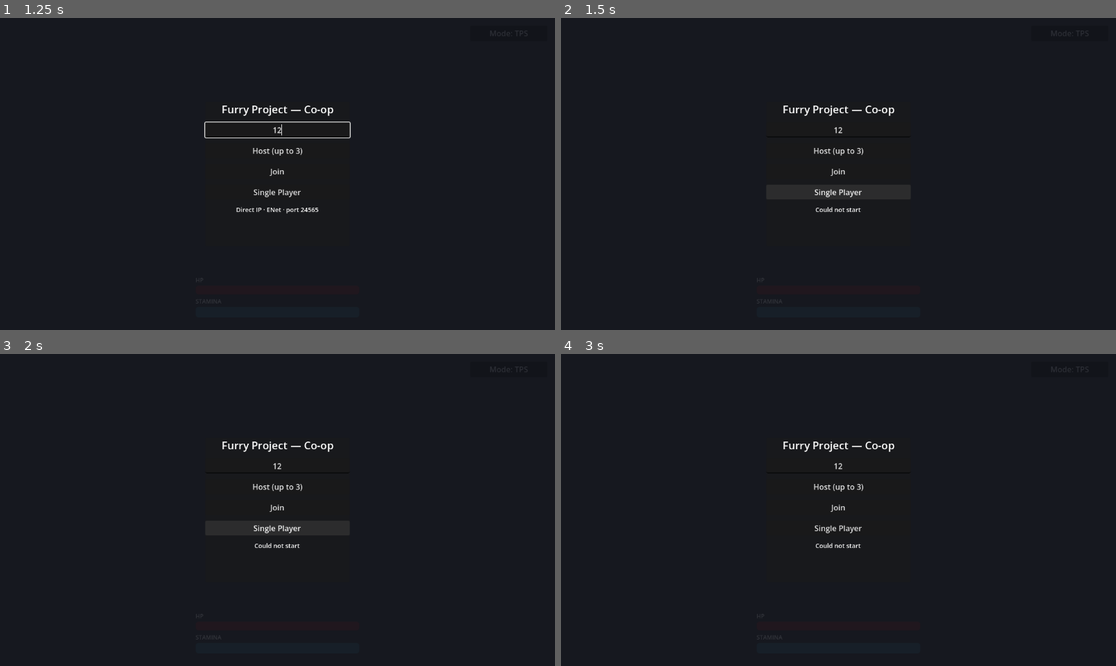
Above: before the commit, frames 1-4 (two rows, left to right).
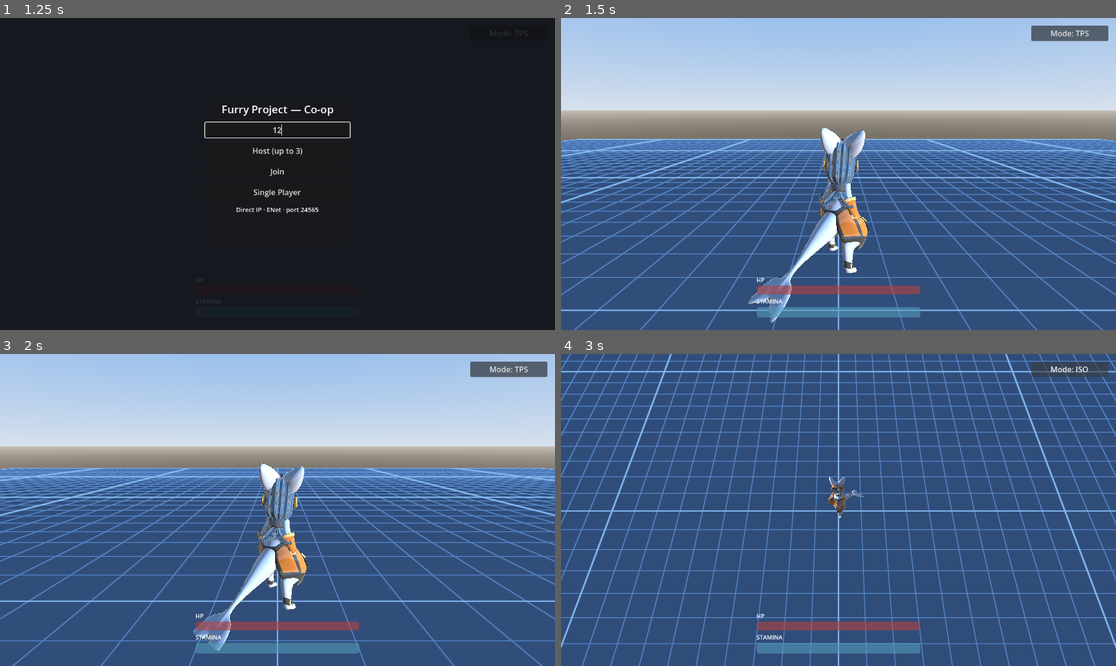
Above: after the commit, the same moments.

Repository: RAIDSouL/furry-project
Game: Godot game, scene res://scenes/Gameplay.tscn
Same seed, same stepped clock (60 frames per second), same inputs: the game is played once before the commit and once after it.
Inputs (mouse positions are in pixels of both pictures, inside the frame that each line leads up to):
- Up to frame 1 (1.25 s): click (277, 130) at 0.52 s; type "12" at 0.6 s
- Up to frame 2 (1.5 s): click "Single Player" at 1.25 s
- Up to frame 3 (2 s): no input
- Up to frame 4 (3 s): click (838, 528) at 2 s, where only the run before the commit has a clickable "Single Player"; click "Mode: TPS" at 2.75 s

Frame 1 is identical in both runs. In frame 2, 100% of the frame differs, in the area x 0-100%, y 0-100%; in frame 3, 100%; in frame 4, 100%.

Commit message:
fix: Single Player spawns locally without binding the co-op port
host() reserved port 24565, so pressing Single Player in a second
instance (or after a host already ran) failed with the port in use and
the menu never closed. Single-player needs no networking, so spawn the
local player directly instead.

Co-Authored-By: Claude Opus 4.8 <noreply@anthropic.com>

Diff:
--- a/scripts/gameplay.gd
+++ b/scripts/gameplay.gd
@@ -46,11 +46,10 @@
 
 
 func _on_solo() -> void:
-	# Single-player is just a host nobody joins — same spawn path, no special case.
-	if _net.host() == OK:
-		_start_as_server()
-	else:
-		status.text = "Could not start"
+	# Single-player needs no networking — spawn a local player directly so it works
+	# even when the co-op port is busy (e.g. another instance is already hosting).
+	menu.hide()
+	_spawn_player(1)
 
 
 func _on_join() -> void:
